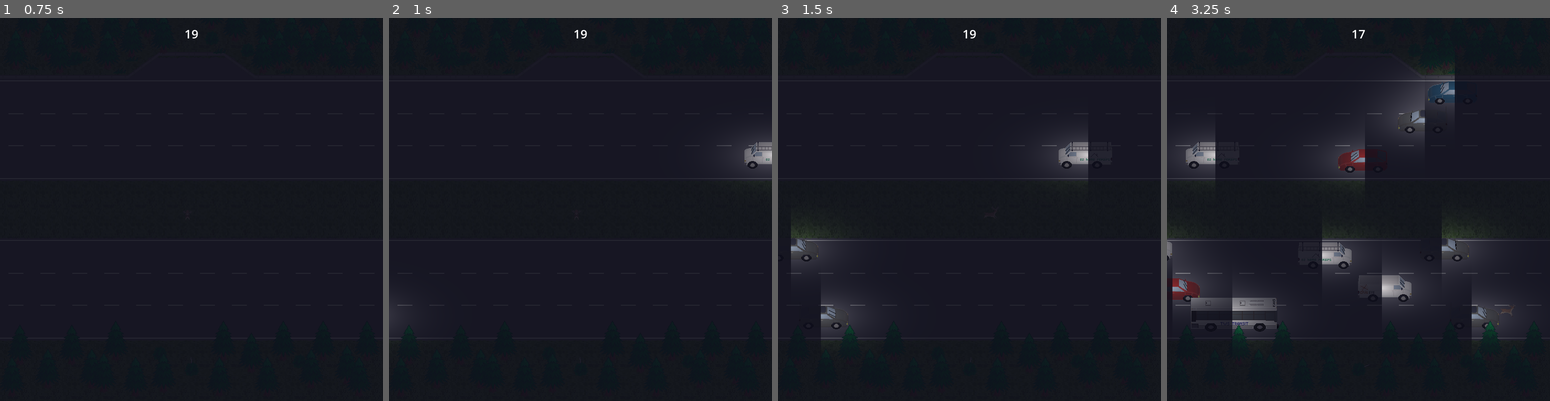
Above: before the commit, frames 1-4 (left to right).
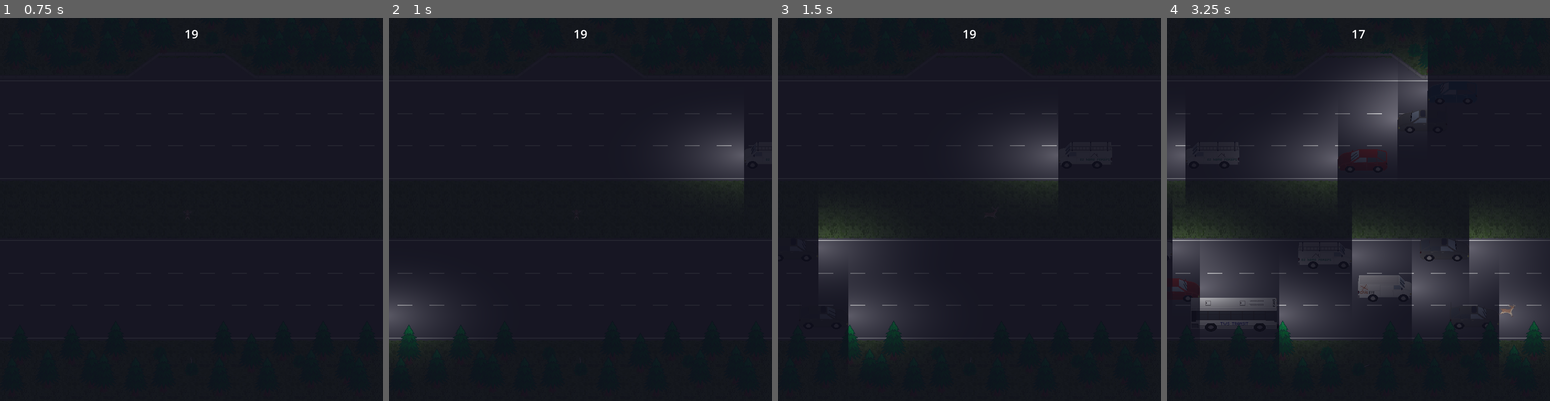
Above: after the commit, the same moments.

Repository: Pedro-T/deer-in-the-headlights
Game: Godot game, scene res://Main.tscn
Two runs of this game, one before a commit and one after it. Both use one fixed random seed, a clock stepped at 60 frames per second and the inputs below.
Inputs:
- Up to frame 1 (0.75 s): click "Start Game" at 0.5 s
- Up to frame 2 (1 s): no input
- Up to frame 3 (1.5 s): hold D (move_right) from 1.28 s (still down)
- Up to frame 4 (3.25 s): release D (move_right) at 2.03 s; hold S (move_down) 2.03-2.78 s; hold D (move_right) from 2.78 s (still down)

Frame 1 is identical in both runs. In frame 2, 2.2% of the frame differs, in the area x 0-100%, y 31-85%; in frame 3, 4.5%; in frame 4, 17%, in the area x 0-100%, y 12-85%.

Commit message:
reposition headlight bean front of cars

Diff:
--- a/deer-in-the-headlights/game_manager.gd
+++ b/deer-in-the-headlights/game_manager.gd
@@ -43,7 +43,7 @@
         var rotation: float = car.rotation
         if direction == -1:
             rotation += PI
-        var car_pos_rot: Vector3 = Vector3(position.x, position.y, rotation)
+        var car_pos_rot: Vector3 = Vector3(position.x + car.headlight_offset * direction, position.y, rotation)
         car_positions.append(car_pos_rot)
         if car_positions.size() >= MAX_CARS:
             break
--- a/deer-in-the-headlights/nighttime.gdshader
+++ b/deer-in-the-headlights/nighttime.gdshader
@@ -1,8 +1,8 @@
 shader_type canvas_item;
 
 uniform vec4 u_ambient_color : source_color = vec4(0.05, 0.05, 0.1, 1.0);
-uniform float u_headlight_range = 300.0;
-uniform float u_headlight_width_factor = 0.5;
+uniform float u_headlight_range = 400.0;
+uniform float u_headlight_width_factor = 0.2;
 uniform float u_headlight_intensity = 0.8;
 
 uniform sampler2D SCREEN_TEXTURE : hint_screen_texture, filter_linear_mipmap;
@@ -38,7 +38,7 @@
 
             float falloff = 1.0 - (directional_dist / u_headlight_range);
 
-            float light_falloff = pow(falloff, 4.0);
+            float light_falloff = pow(falloff, 2.5);
 
             total_light_contribution += light_falloff * u_headlight_intensity;
         }
--- a/deer-in-the-headlights/vehicle/vehicle.gd
+++ b/deer-in-the-headlights/vehicle/vehicle.gd
@@ -8,6 +8,7 @@
 @export var speed: float = 200.00 # pixels per second
 @export var move_direction: int = 1 # 1 for right, 0 for left
 var animation_name: String = ""
+var headlight_offset: float = 0
 
 func setup(_sprite_frames: SpriteFrames, _animation_name: String, _move_direction: int, _speed: float) -> void:
 	sprite_frames = _sprite_frames
@@ -27,6 +28,7 @@
 
 	# use the height size from the resource metadata if available or just sprite y height
 	var sprite_size: Vector2 = sprite.sprite_frames.get_frame_texture(animation_name, 0).get_size()
+	headlight_offset = sprite_size.x / 2 + 5
 	var meta_height: Variant = sprite_frames.get_meta("hitbox_height", sprite_size.y)
 	var height: float = meta_height if meta_height is float else sprite_size.y
 	collision_shape.shape.size = Vector2(sprite_size.x, height)
